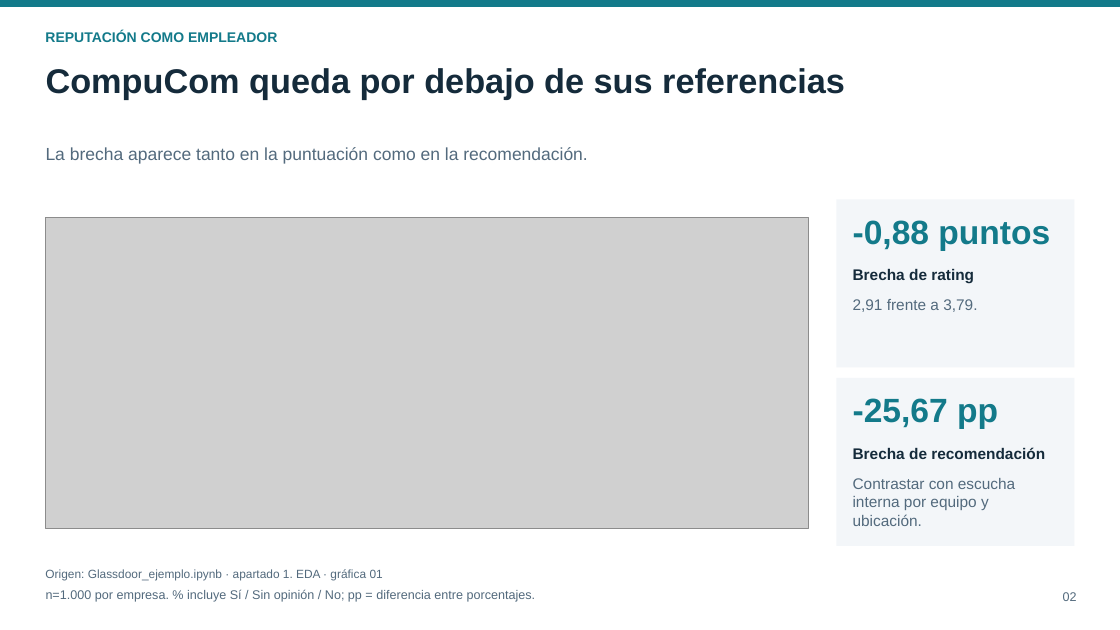
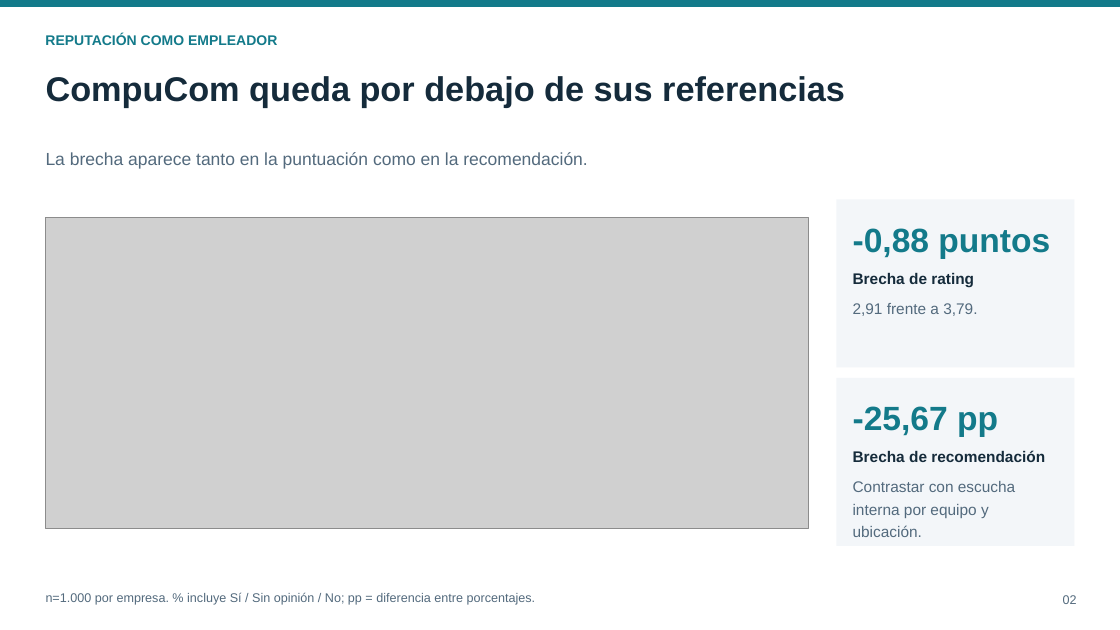
Before and after one commit to alvaromedinaro-png/Glassdoor, a slide deck: slide 2 of Analisis de reseñas (plantilla)2.pptx. Drawn at 1120x630 pixels with LibreOffice and Linux fonts; fonts in the diff are those of the drawing; grey boxes stand for pictures. Boxes give left, top, right and bottom in pixels: in the first picture for what was removed or moved away, otherwise in the second. Text is boxed around its words. In the diff, an @@ line names an element or a change of style, - is before the commit and + after.

```diff
--- a/Analisis de reseñas (plantilla)2.pptx
+++ b/Analisis de reseñas (plantilla)2.pptx
@@ text "REPUTACIÓN COMO EMPLEADOR" at [45,34,277,45]: line spacing 14.4pt to 1.2 @@
@@ text "CompuCom queda por debajo de ..." at [46,76,845,108]: line spacing 35.3pt to 1.2 @@
@@ text "La brecha aparece tanto en ..." at [46,152,587,169]: line spacing 18pt to 1.2 @@
@@ text "-0,88 puntos" at [853,228,1050,258]: line spacing 34.6pt to 1.2 @@
@@ text "-25,67 pp" at [853,406,998,436]: line spacing 34.6pt to 1.2 @@
@@ line spacing 15.8pt to 1.2 in 4 elements at [853,273,974,287], [853,303,977,316], [853,450,1045,462], [853,481,1015,537] @@
@@ text removed at [45,569,383,580] @@
-Origen: Glassdoor_ejemplo.ipynb · apartado 1. EDA · gráfica 01
@@ text "n=1.000 por empresa. % incluye ..." at [46,592,536,605]: line spacing 13pt to 1.2 @@
@@ text "02" at [1063,595,1077,604]: line spacing 13pt to 1.2 @@
```
Also in this commit, not shown: 9 other slides changed.
